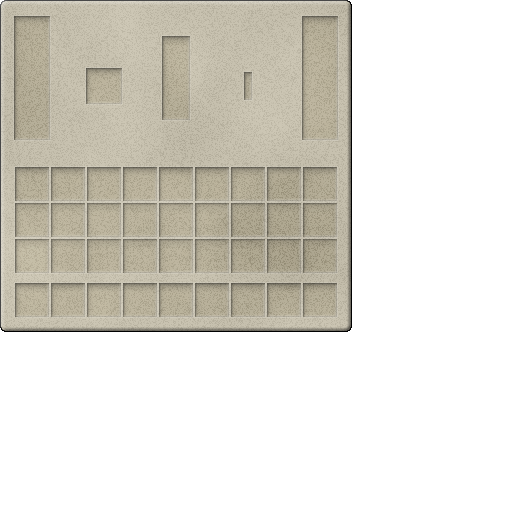
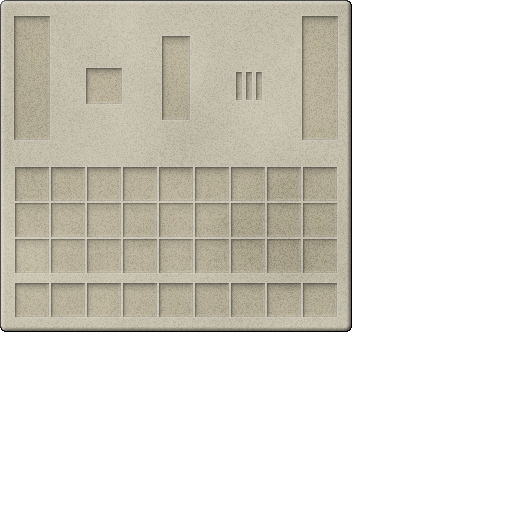
Layer changes from the first 512x512 image to the second:
painted on "Grid" over [236, 72, 262, 100]
